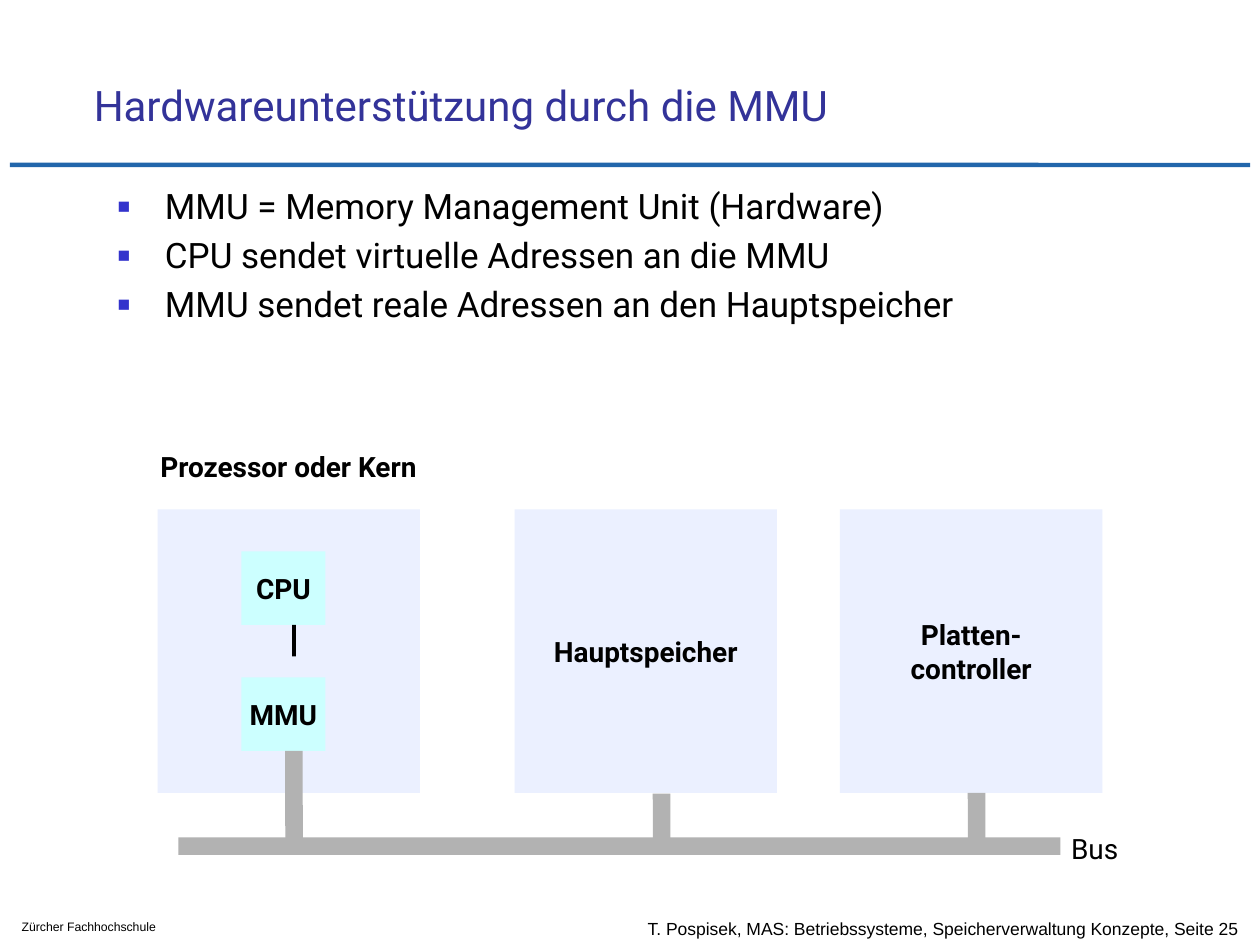
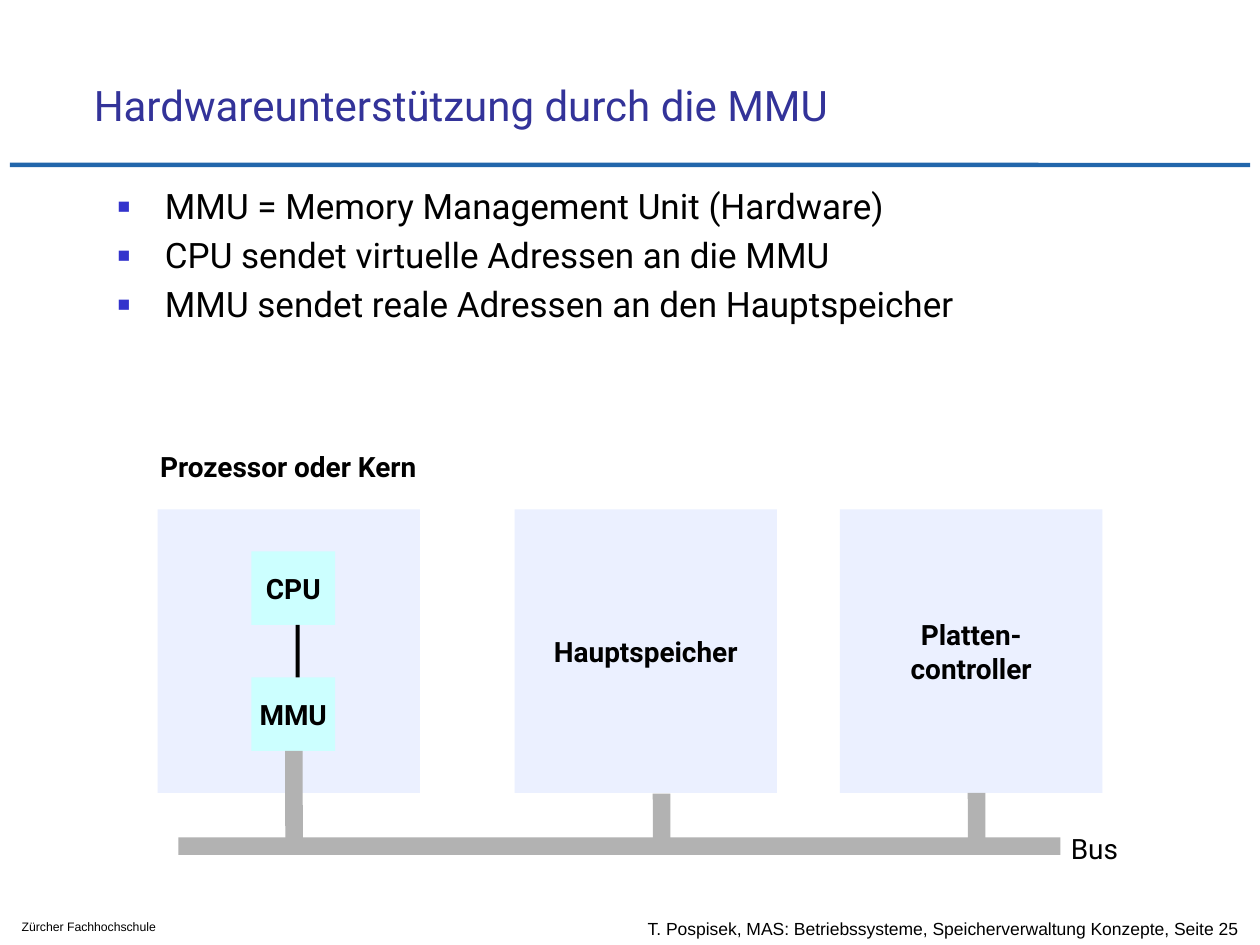
Before and after one commit to tpo/betriebssysteme, a slide deck: slide 25 of 10_Speicherverwaltung_Grundlegende_Konzepte.odp. Drawn at 1260x945 pixels with LibreOffice and Linux fonts; fonts in the diff are those of the drawing; background and template pictures are left out. Boxes give left, top, right and bottom in pixels: in the first picture for what was removed or moved away, otherwise in the second. Text is boxed around its words. In the diff, an @@ line names an element or a change of style, - is before the commit and + after.

Commit message:
Layout

```diff
--- a/10_Speicherverwaltung_Grundlegende_Konzepte.odp
+++ b/10_Speicherverwaltung_Grundlegende_Konzepte.odp
@@ rectangle "CPU": place and size @@
-rectangle "CPU" at box(242, 552, 326, 625)
+rectangle "CPU" at box(252, 552, 336, 625)
@@ line moved from (294, 625) - (294, 656) to (297, 625) - (297, 678) @@
@@ rectangle "MMU": place and size @@
-rectangle "MMU" at box(242, 678, 326, 751)
+rectangle "MMU" at box(252, 678, 336, 751)
```
Also in this commit, not shown: 3 other slides changed.
